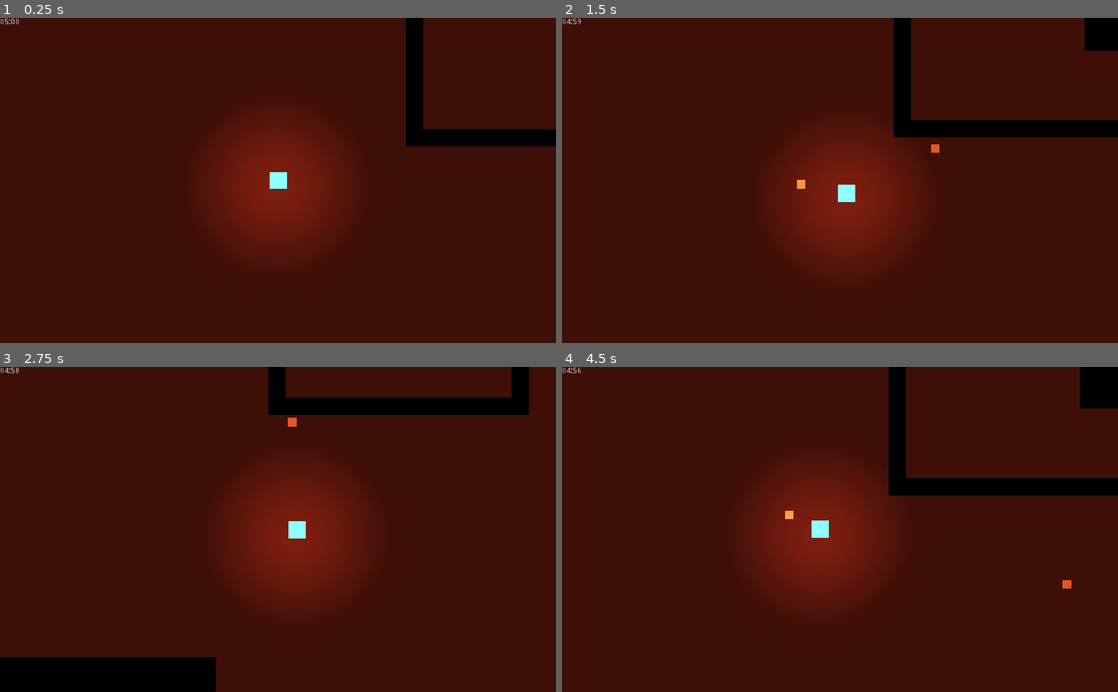
Above: before the commit, frames 1-4 (two rows, left to right).
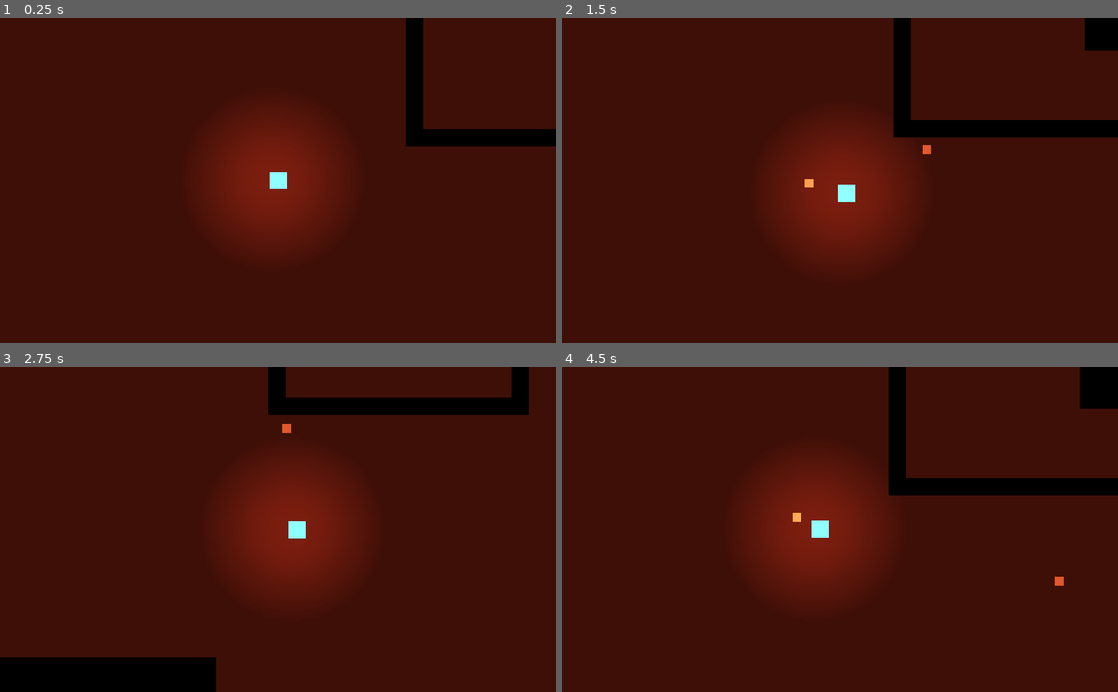
Above: after the commit, the same moments.

Repository: quiet-night-studio/redemption
Game: Godot game, scene res://scenes/Level.tscn
The game is run twice, just before and just after one commit, with the same random seed, the same clock (stepped at 60 frames per second) and the same inputs.
Inputs (mouse positions are in pixels of both pictures, inside the frame that each line leads up to):
- Up to frame 1 (0.25 s): no input
- Up to frame 2 (1.5 s): tap Enter at 0.5 s; move the mouse to (962, 164) at 0.52 s; hold Right (ui_right) 0.53-1.28 s; click (962, 164) at 0.6 s; move the mouse to (728, 196) at 1.27 s; hold Down (ui_down) from 1.28 s (still down); click (728, 196) at 1.35 s
- Up to frame 3 (2.75 s): move the mouse to (333, 458) at 2.02 s; release Down (ui_down) at 2.03 s; hold Right (ui_right) from 2.03 s (still down); click (333, 458) at 2.1 s
- Up to frame 4 (4.5 s): move the mouse to (812, 594) at 2.77 s; release Right (ui_right) at 2.78 s; hold Up (ui_up) 2.78-3.53 s; click (812, 594) at 2.85 s; move the mouse to (1006, 578) at 3.52 s; hold Left (ui_left) from 3.53 s (still down); click (1006, 578) at 3.6 s; move the mouse to (673, 480) at 4.27 s; click (673, 480) at 4.35 s

The runs differ from the first frame. In frame 1, less than 0.1% of the frame differs, in the area x 0-4%, y 0-2%; in frame 2, 0.2%, in the area x 0-68%, y 0-53%; in frame 3, 0.1%; in frame 4, 0.2%.

Commit message:
add reloading

Diff:
--- a/scenes/Player.tscn
+++ b/scenes/Player.tscn
@@ -37,9 +37,18 @@
 shape = SubResource( 2 )
 
 [node name="Light2D" type="Light2D" parent="."]
-position = Vector2( 1.90735e-06, -2.98023e-08 )
+position = Vector2( -8, -12 )
 scale = Vector2( 7, 7 )
 texture = ExtResource( 5 )
 shadow_enabled = true
 
+[node name="ReloadTimer" type="Timer" parent="."]
+
+[node name="Info" type="Label" parent="."]
+margin_left = -16.0
+margin_top = -32.0
+margin_right = 43.0
+margin_bottom = -18.0
+align = 1
+
 [connection signal="area_entered" from="Area2D" to="." method="_on_Area2D_area_entered"]
--- a/scripts/Player.gd
+++ b/scripts/Player.gd
@@ -1,18 +1,33 @@
 extends KinematicBody2D
-
-var max_health = 100
-var speed = 200
-var bullet: PackedScene = preload("res://scenes/Bullet.tscn")
 
 signal update_health
 
-func _physics_process(_delta: float) -> void:
-	var mouse_world = get_global_mouse_position()
-	var player_world = global_position
+enum State { NORMAL, RELOADING }
 
-	var facing_direction = mouse_world - player_world
-	var muzzle_position = facing_direction.normalized() * Vector2(50, 50)
+onready var reload_timer := $ReloadTimer
+onready var info_label := $Info
 
+var bullet: PackedScene = preload("res://scenes/Bullet.tscn")
+
+var max_health := 100
+var speed := 200
+var magazine_size := 10
+var reload_interval := 3
+var current_bullets := 0
+var shooting := false
+var reloading := false
+var current_state = State.NORMAL
+
+func _ready() -> void:
+	reload_timer.connect("timeout", self, "_on_reaload_timer_timeout")
+	reload_timer.wait_time = reload_interval
+
+# Timeout for how long it takes to reload.
+func _on_reaload_timer_timeout() -> void:
+	info_label.text = ""
+	current_state = State.NORMAL
+
+func get_movement() -> void:
 	var velocity = Vector2.ZERO
 	if Input.is_action_pressed('ui_right'):
 		velocity.x += 1
@@ -29,7 +44,28 @@
 	# warning-ignore:return_value_discarded
 	move_and_slide(velocity)
 
+func _physics_process(delta: float) -> void:
+	get_movement()
+
 	if Input.is_action_just_pressed("shoot"):
+		if current_state == State.RELOADING:
+			info_label.text = "still reloading!!!"
+			return
+
+		current_bullets += 1
+		if current_bullets >= magazine_size:
+			info_label.text = "reloading..."
+			current_bullets = 0
+			current_state = State.RELOADING
+			reload_timer.start()
+			return
+
+		var mouse_world = get_global_mouse_position()
+		var player_world = global_position
+
+		var facing_direction = mouse_world - player_world
+		var muzzle_position = facing_direction.normalized() * Vector2(35, 35)
+
 		var b = bullet.instance() as RigidBody2D
 		b.global_position = global_position + muzzle_position
 		b.set_velocity(facing_direction.normalized())
Not shown: 1 places in scenes/Level.tscn that only renumber resources
